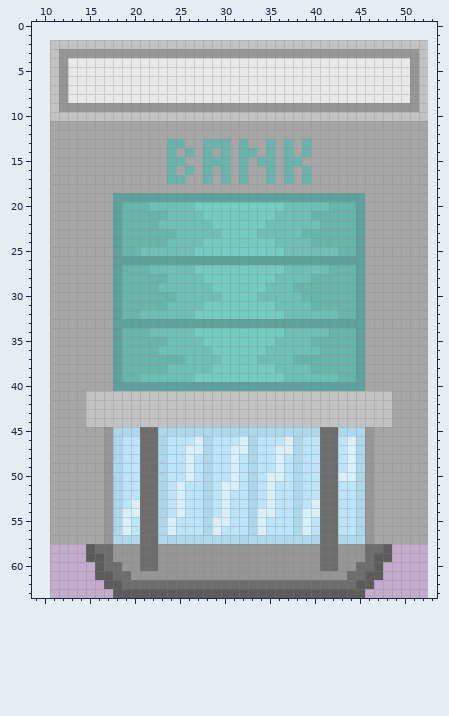
Two states of a pixel-art sprite, res/object/bank.png. Above: the version before the commit.
The file is 42x62 pixels. Shown: x 9..53, y 0..63. The old version is drawn lined up with the new one, on the new canvas.
After:
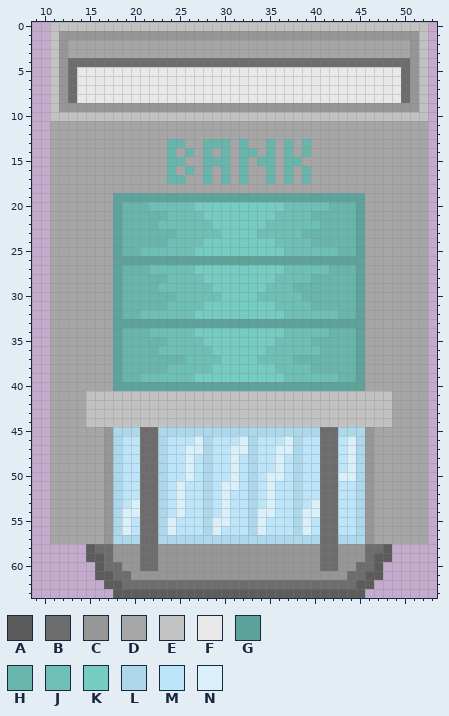
Palette (. is transparent): A #5c5c5c  B #6d6d6d  C #969696  D #a6a6a6  E #c2c2c2  F #e8e8e8  G #5ea39b  H #68b5ac  J #6ebfb6  K #75ccc2  L #add8eb  M #bce5f9  N #d9eff9
Difference:
canvas 42x62 -> 64x64, the old top-left corner now at 11,2
Changed rows in their new state; - is an unchanged pixel.
first column x 11:
 0 EEEEEEEEEEEEEEEEEEEEEEEEEEEEEEEEEEEEEEEEEE
 1 ECCCCCCCCCCCCCCCCCCCCCCCCCCCCCCCCCCCCCCCCE
 2 -CDDDDDDDDDDDDDDDDDDDDDDDDDDDDDDDDDDDDDDC-
 3 --DDDDDDDDDDDDDDDDDDDDDDDDDDDDDDDDDDDDDD--
 4 --BBBBBBBBBBBBBBBBBBBBBBBBBBBBBBBBBBBBBB--
 5 --B------------------------------------B--
 6 --B------------------------------------B--
 7 --B------------------------------------B--
 8 --B------------------------------------B--
